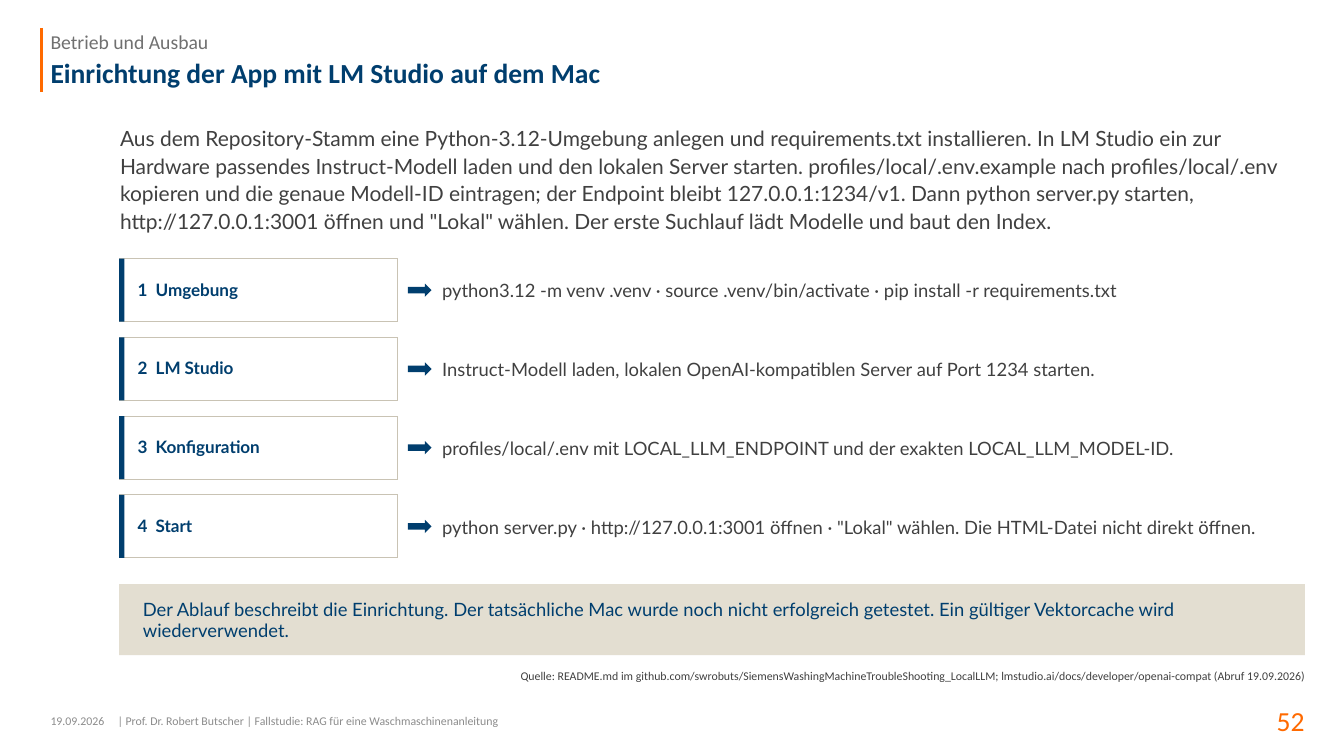
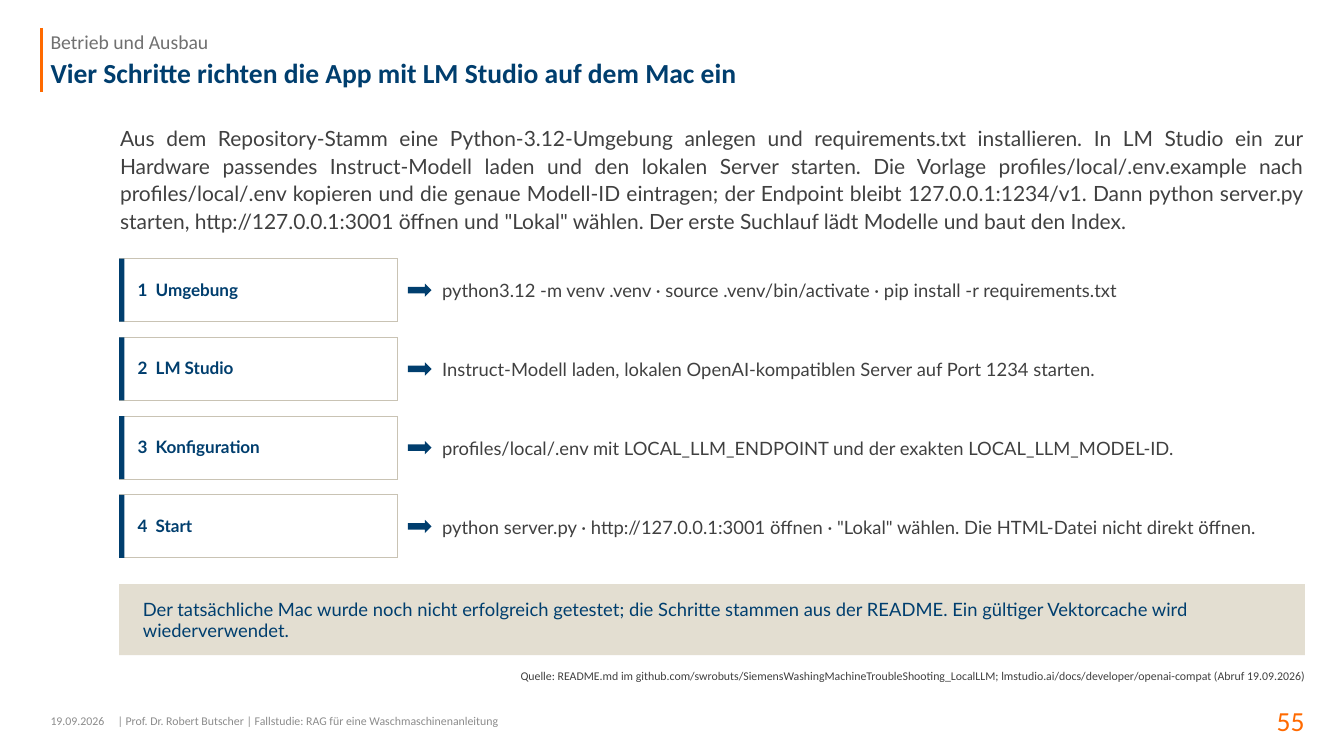
Before and after one commit to swrobuts/SiemensWashingMachineTroubleShooting_LocalLLM, a slide deck: slide 55 of docs/slides/RAG_Waschmaschine_Dokumentation.pptx (slide 52 before the commit). Drawn at 1344x756 pixels with LibreOffice and Linux fonts; fonts in the diff are those of the drawing; background and template pictures are left out. Boxes give left, top, right and bottom in pixels: in the first picture for what was removed or moved away, otherwise in the second. Text is boxed around its words. In the diff, an @@ line names an element or a change of style, - is before the commit and + after.

```diff
--- a/docs/slides/RAG_Waschmaschine_Dokumentation.pptx
+++ b/docs/slides/RAG_Waschmaschine_Dokumentation.pptx
@@ title at box(51, 63, 736, 88): text changed @@
-Einrichtung der App mit LM Studio auf dem Mac
+Vier Schritte richten die App mit LM Studio auf dem Mac ein
@@ text at box(120, 130, 1303, 233): text changed @@
-Aus dem Repository-Stamm eine Python-3.12-Umgebung anlegen und requirements.txt installieren. In LM Studio ein zur Hardware passendes Instruct-Modell laden und den lokalen Server starten. profiles/local/.env.example nach profiles/local/.env kopieren und die genaue Modell-ID eintragen; der Endpoint bleibt 127.0.0.1:1234/v1. Dann python server.py starten, http://127.0.0.1:3001 öffnen und "Lokal" wählen. Der erste Suchlauf lädt Modelle und baut den Index.
+Aus dem Repository-Stamm eine Python-3.12-Umgebung anlegen und requirements.txt installieren. In LM Studio ein zur Hardware passendes Instruct-Modell laden und den lokalen Server starten. Die Vorlage profiles/local/.env.example nach profiles/local/.env kopieren und die genaue Modell-ID eintragen; der Endpoint bleibt 127.0.0.1:1234/v1. Dann python server.py starten, http://127.0.0.1:3001 öffnen und "Lokal" wählen. Der erste Suchlauf lädt Modelle und baut den Index.
@@ text at box(143, 602, 1187, 637): text changed @@
-Der Ablauf beschreibt die Einrichtung. Der tatsächliche Mac wurde noch nicht erfolgreich getestet. Ein gültiger Vektorcache wird wiederverwendet.
+Der tatsächliche Mac wurde noch nicht erfolgreich getestet; die Schritte stammen aus der README. Ein gültiger Vektorcache wird wiederverwendet.
@@ page number at box(1277, 713, 1305, 732): text changed @@
-52
+55
```
Also in this commit, not shown: 57 other slides changed, 2 slides added.
